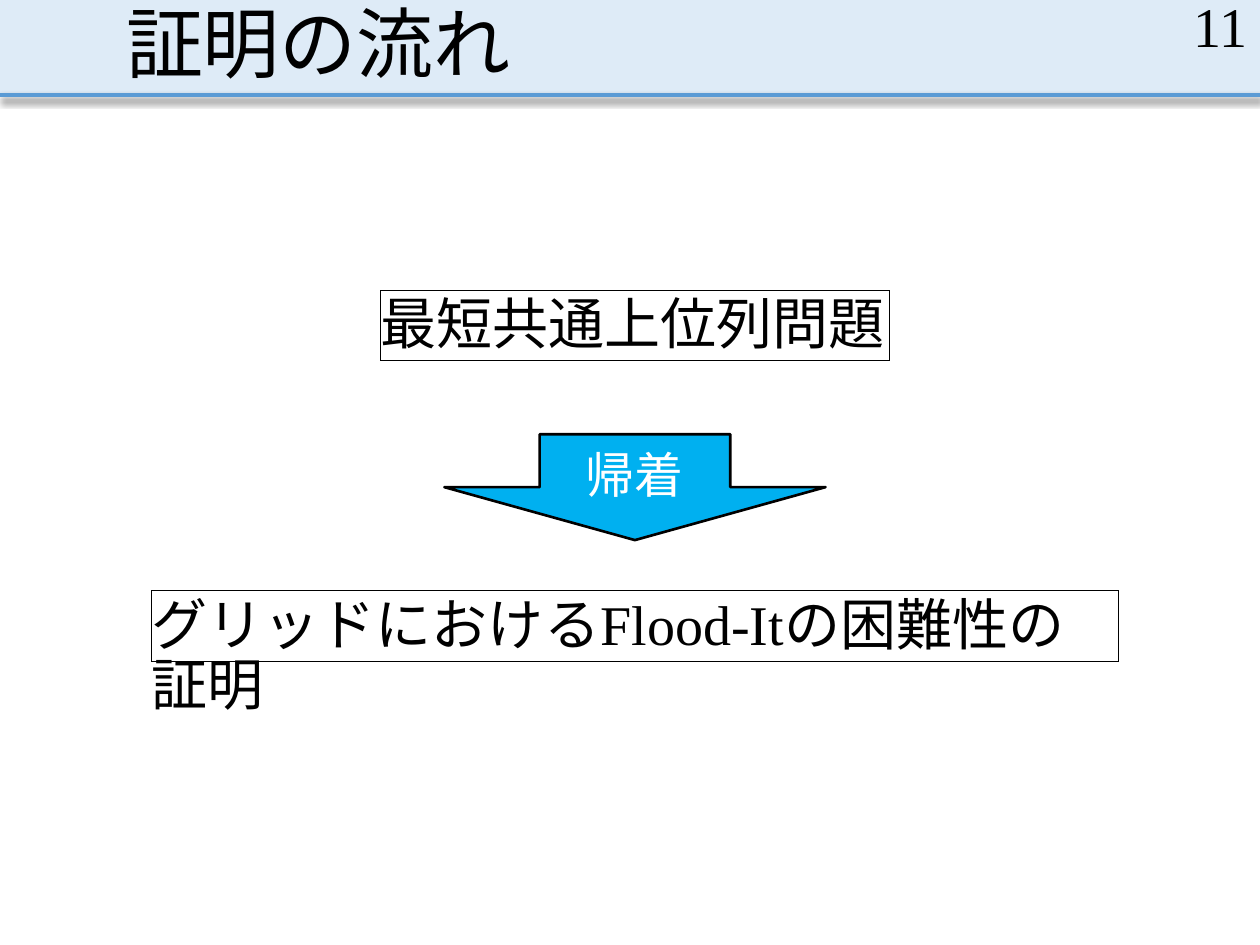
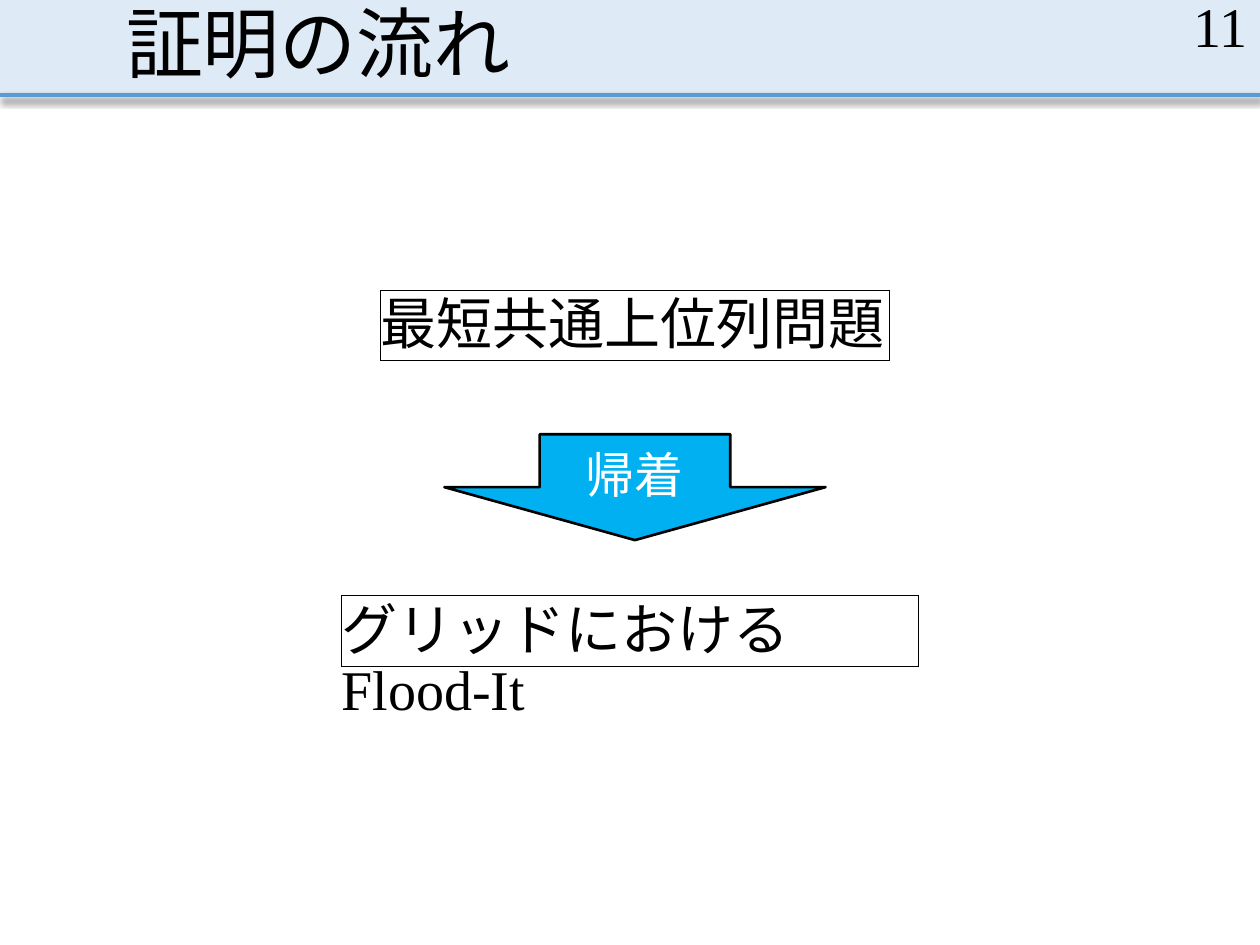
Before and after one commit to MasayaOda/SR, a slide deck: slide 11 of 190513oda.pptx. Drawn at 1260x945 pixels with LibreOffice and Linux fonts; fonts in the diff are those of the drawing. Boxes give left, top, right and bottom in pixels: in the first picture for what was removed or moved away, otherwise in the second. Text is boxed around its words. In the diff, an @@ line names an element or a change of style, - is before the commit and + after.

```diff
--- a/190513oda.pptx
+++ b/190513oda.pptx
@@ rectangle "グリッドにおけるFlood-It": place and size @@
-rectangle "グリッドにおけるFlood-It" at (152,591,1119,662)
+rectangle "グリッドにおけるFlood-It" at (341,596,919,667)
@@ text in rectangle at (342,595,790,711): text changed @@
-グリッドにおけるFlood-Itの困難性の証明
+グリッドにおけるFlood-It
```
Also in this commit, not shown: 11 other slides changed.
